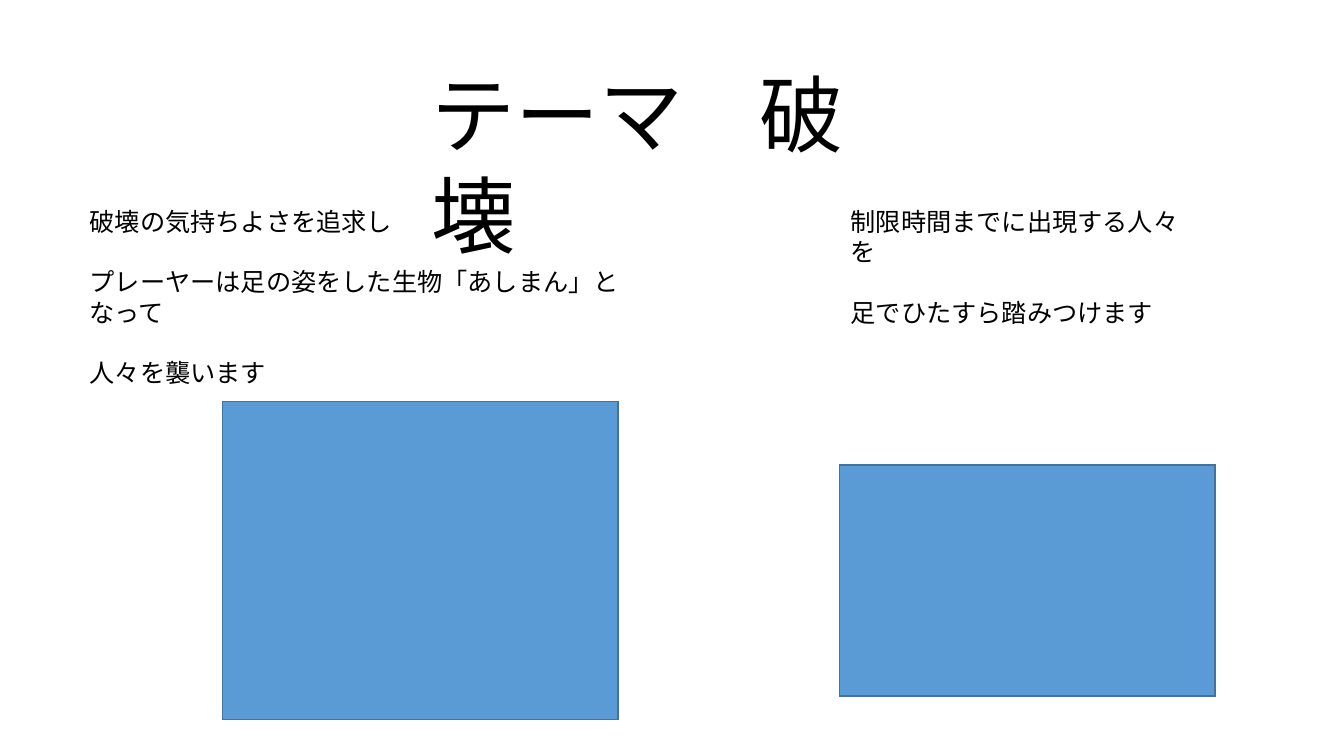
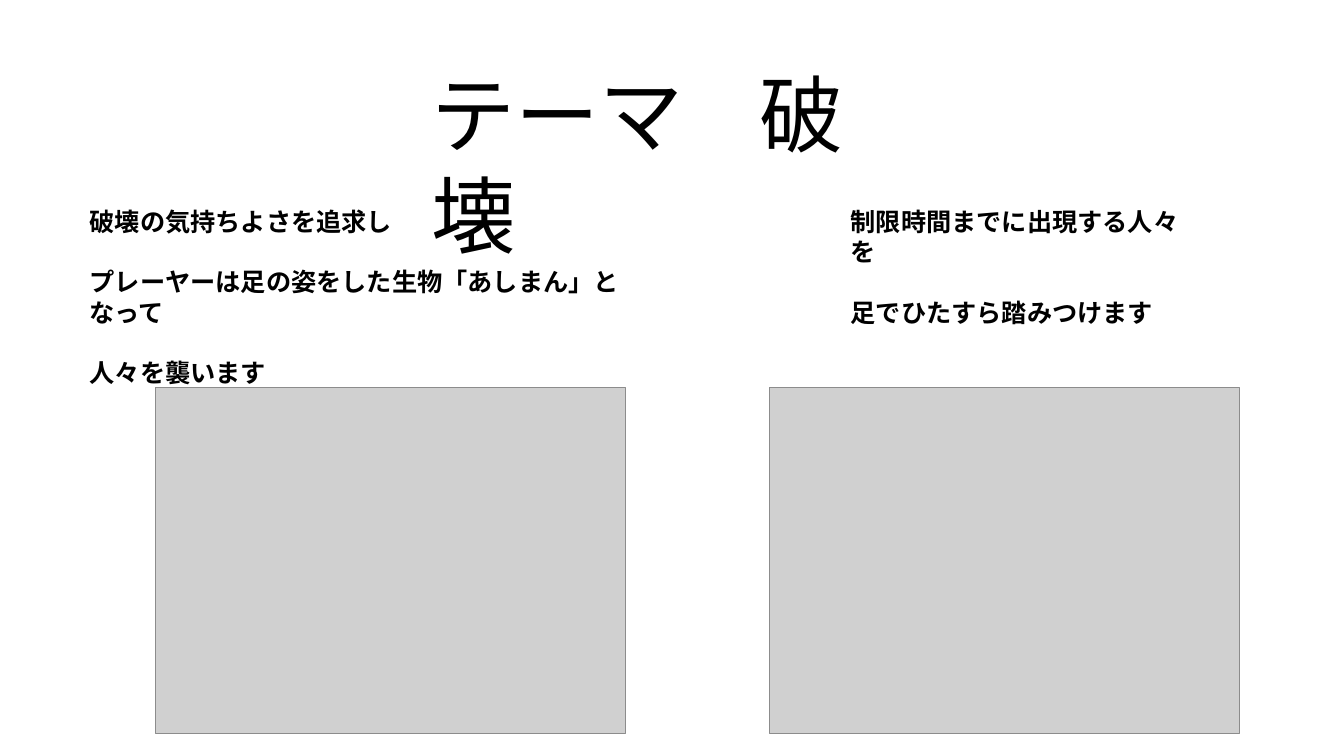
Before and after one commit to telrinrin02486/GameFile, a slide deck: slide 2 of asiman.pptx. Drawn at 1344x756 pixels with LibreOffice and Linux fonts; fonts in the diff are those of the drawing; grey boxes stand for pictures; background and template pictures are left out. Boxes give left, top, right and bottom in pixels: in the first picture for what was removed or moved away, otherwise in the second. Text is boxed around its words. In the diff, an @@ line names an element or a change of style, - is before the commit and + after.

```diff
--- a/asiman.pptx
+++ b/asiman.pptx
@@ text "破壊の気持ちよさを追求し" at (x1=90, y1=209, x2=619, y2=388): bold on @@
@@ text "制限時間までに出現する人々を" at (x1=851, y1=209, x2=1179, y2=325): bold on @@
@@ picture added at (x1=156, y1=388, x2=626, y2=734) @@
@@ picture added at (x1=769, y1=387, x2=1239, y2=733) @@
@@ rectangle removed at (x1=223, y1=401, x2=618, y2=719) @@
@@ rectangle removed at (x1=840, y1=466, x2=1216, y2=697) @@
```
Also in this commit, not shown: 3 other slides changed.
